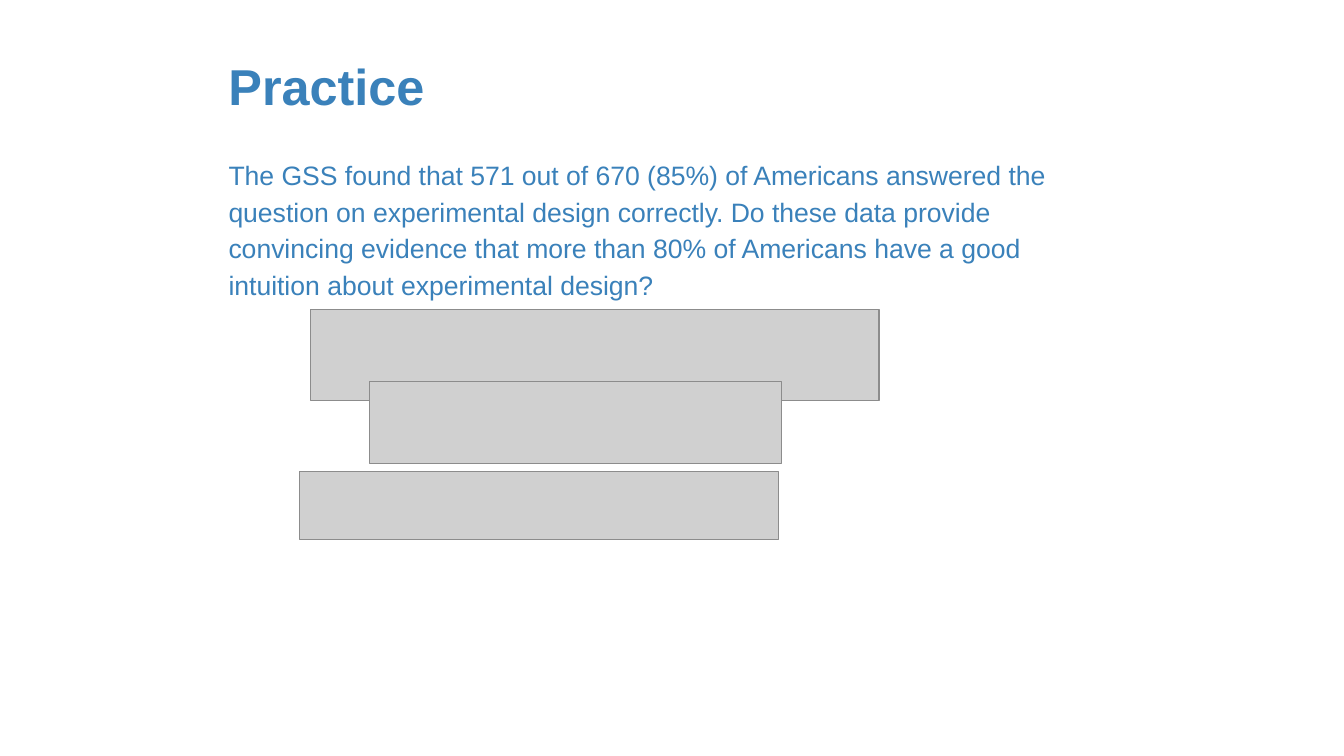
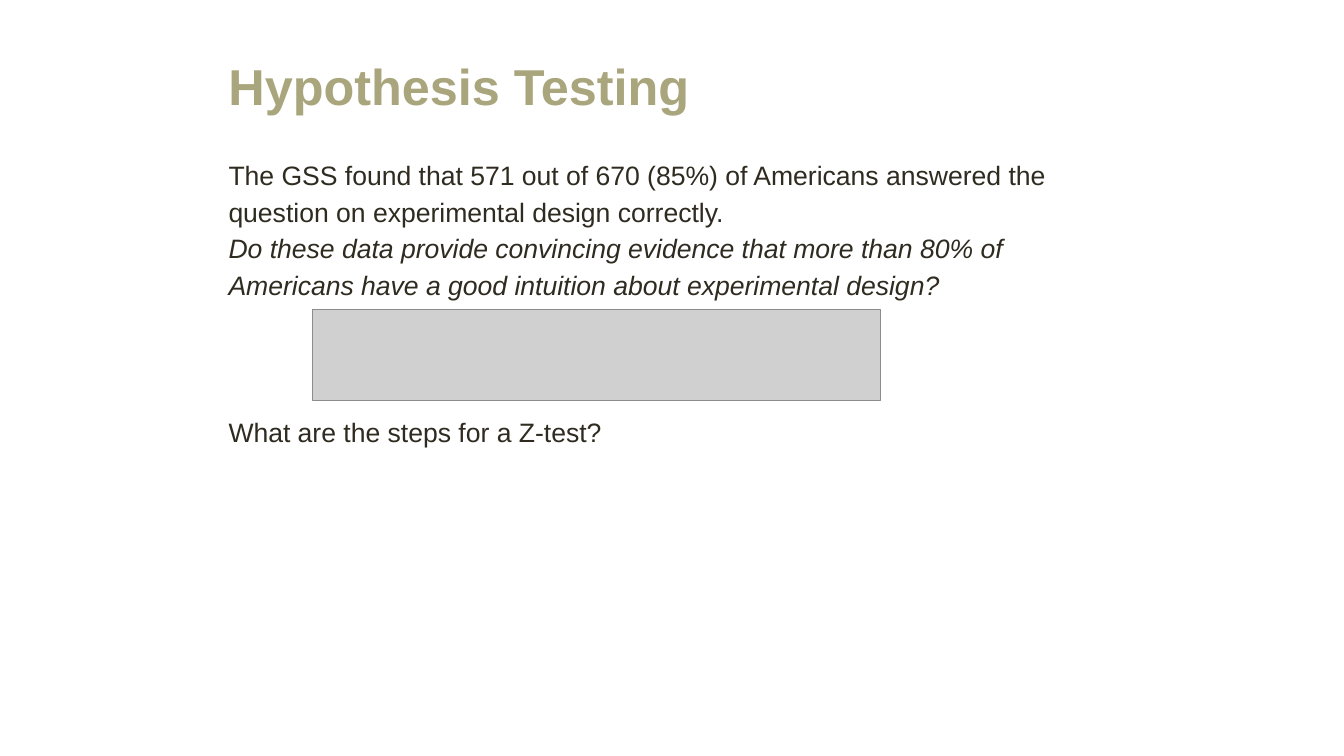
Before and after one commit to amosca01/MATH108-F23, a slide deck: slide 39 of slides/15-single-proportion.pptx (slide 35 before the commit). Drawn at 1344x756 pixels with LibreOffice and Linux fonts; fonts in the diff are those of the drawing; grey boxes stand for pictures. Boxes give left, top, right and bottom in pixels: in the first picture for what was removed or moved away, otherwise in the second. Text is boxed around its words. In the diff, an @@ line names an element or a change of style, - is before the commit and + after.

```diff
--- a/slides/15-single-proportion.pptx
+++ b/slides/15-single-proportion.pptx
@@ title at (x1=228, y1=68, x2=689, y2=115): text changed; text colour #3A81BA to #A9A57C @@
-Practice
+Hypothesis Testing
@@ text at (x1=229, y1=165, x2=1046, y2=447): text changed; text colour #3A81BA to #2F2B20 @@
-The GSS found that 571 out of 670 (85%) of Americans answered the question on experimental design correctly. Do these data provide convincing evidence that more than 80% of Americans have a good intuition about experimental design?
+The GSS found that 571 out of 670 (85%) of Americans answered the question on experimental design correctly.
+Do these data provide convincing evidence that more than 80% of Americans have a good intuition about experimental design?
+What are the steps for a Z-test?
@@ picture removed at (x1=370, y1=382, x2=781, y2=464) @@
@@ picture removed at (x1=299, y1=472, x2=778, y2=539) @@
```
Also in this commit, not shown: 38 other slides changed, 20 slides added, 2 slides removed, 6 other files.
